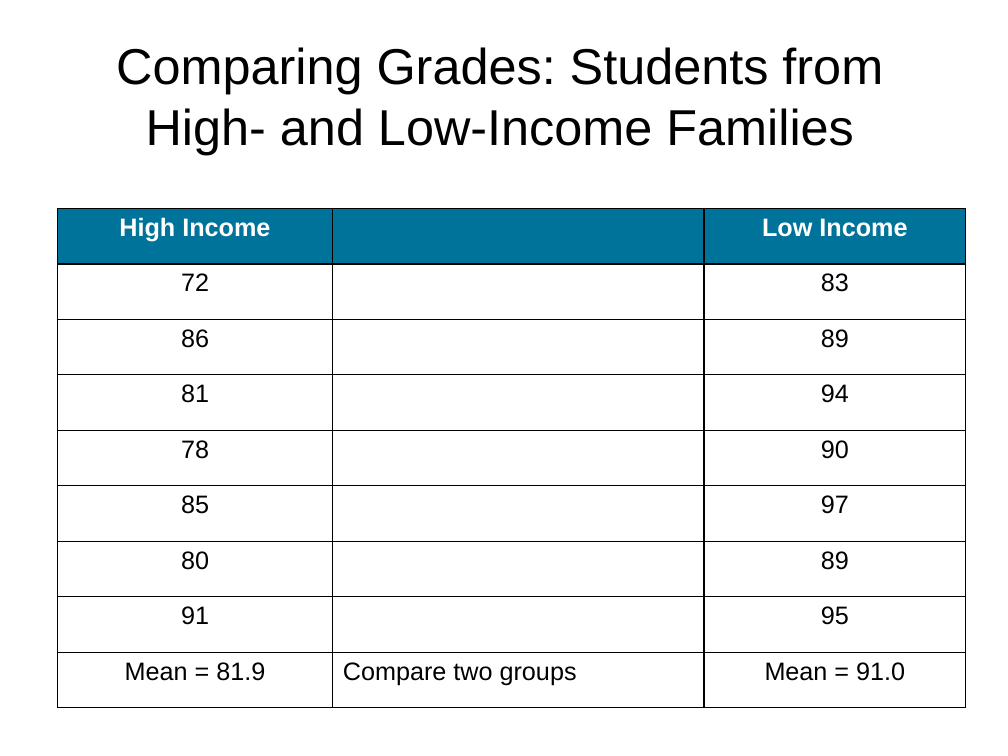
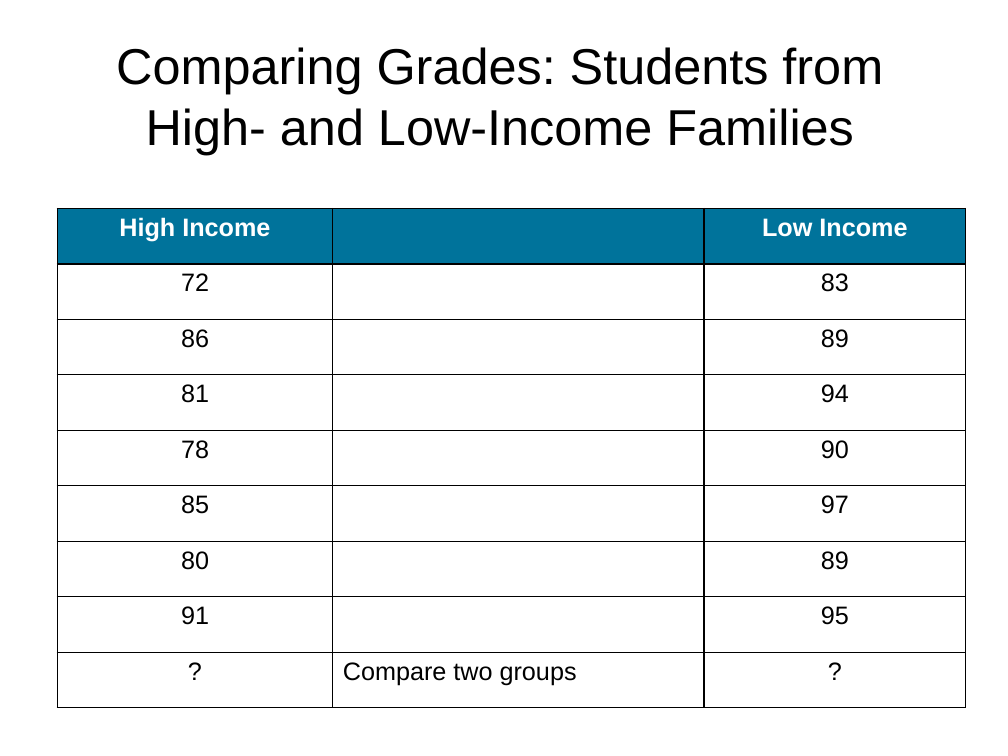
Before and after one commit to npm27/Teaching-Materials, a slide deck: slide 9 of Research Methods/Slides/Chapter 6.pptx. Drawn at 1008x756 pixels with LibreOffice and Linux fonts; fonts in the diff are those of the drawing. Boxes give left, top, right and bottom in pixels: in the first picture for what was removed or moved away, otherwise in the second. Text is boxed around its words. In the diff, an @@ line names an element or a change of style, - is before the commit and + after.

```diff
--- a/Research Methods/Slides/Chapter 6.pptx
+++ b/Research Methods/Slides/Chapter 6.pptx
@@ table at bbox=[57, 209, 966, 708] @@
-row 9, column 1: Mean = 81.9
+row 9, column 1: ?
-row 9, column 3: Mean = 91.0
+row 9, column 3: ?
```
